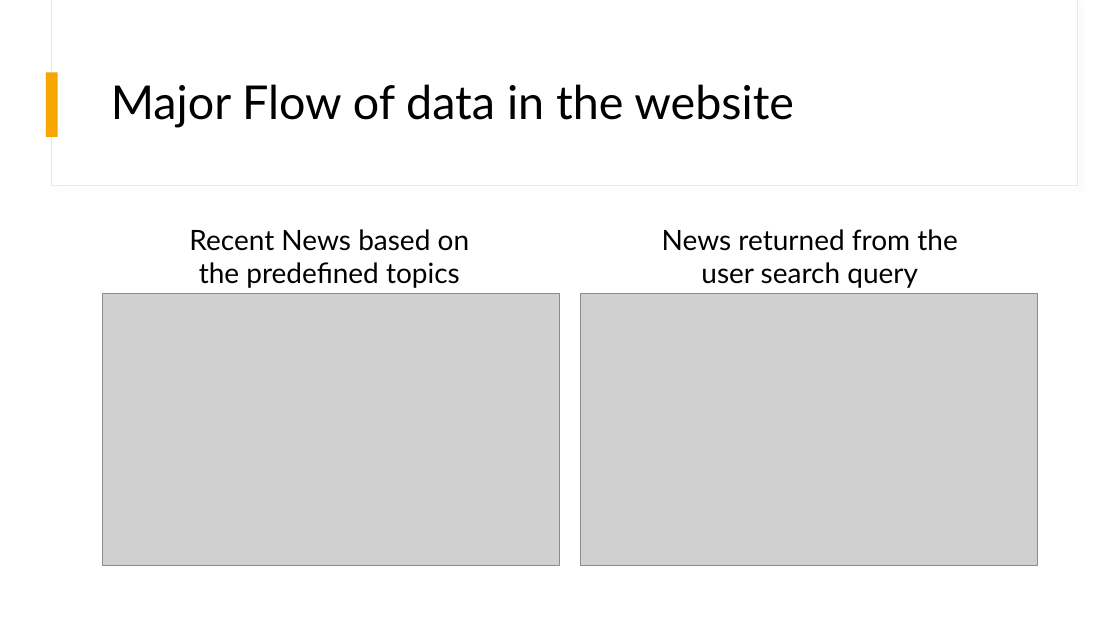
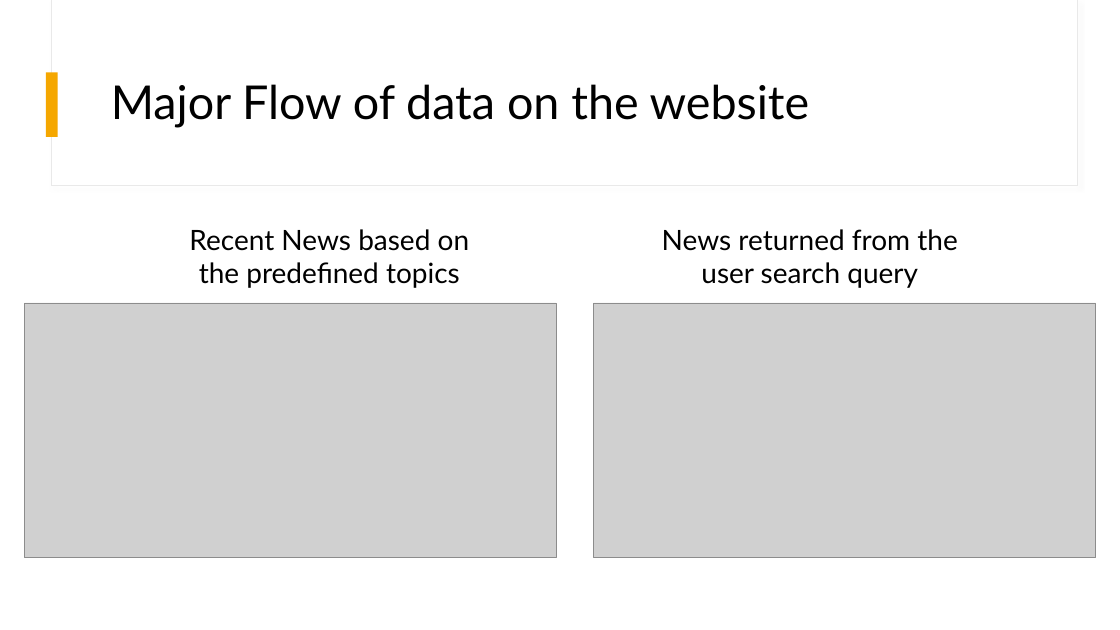
Before and after one commit to KomeOn/news-corner, a slide deck: slide 11 of src/News-corner.pptx. Drawn at 1120x630 pixels with LibreOffice and Linux fonts; fonts in the diff are those of the drawing; grey boxes stand for pictures. Boxes give left, top, right and bottom in pixels: in the first picture for what was removed or moved away, otherwise in the second. Text is boxed around its words. In the diff, an @@ line names an element or a change of style, - is before the commit and + after.

```diff
--- a/src/News-corner.pptx
+++ b/src/News-corner.pptx
@@ title at (111,84,810,128): text changed @@
-Major Flow of data in the website
+Major Flow of data on the website
@@ picture: place and size @@
-picture at (103,294,560,566)
+picture at (24,303,556,559)
@@ picture: place and size @@
-picture at (581,293,1038,565)
+picture at (594,303,1096,559)
```
Also in this commit, not shown: 10 other slides changed, 8 slides added, 1 slide removed, 1 other file.
